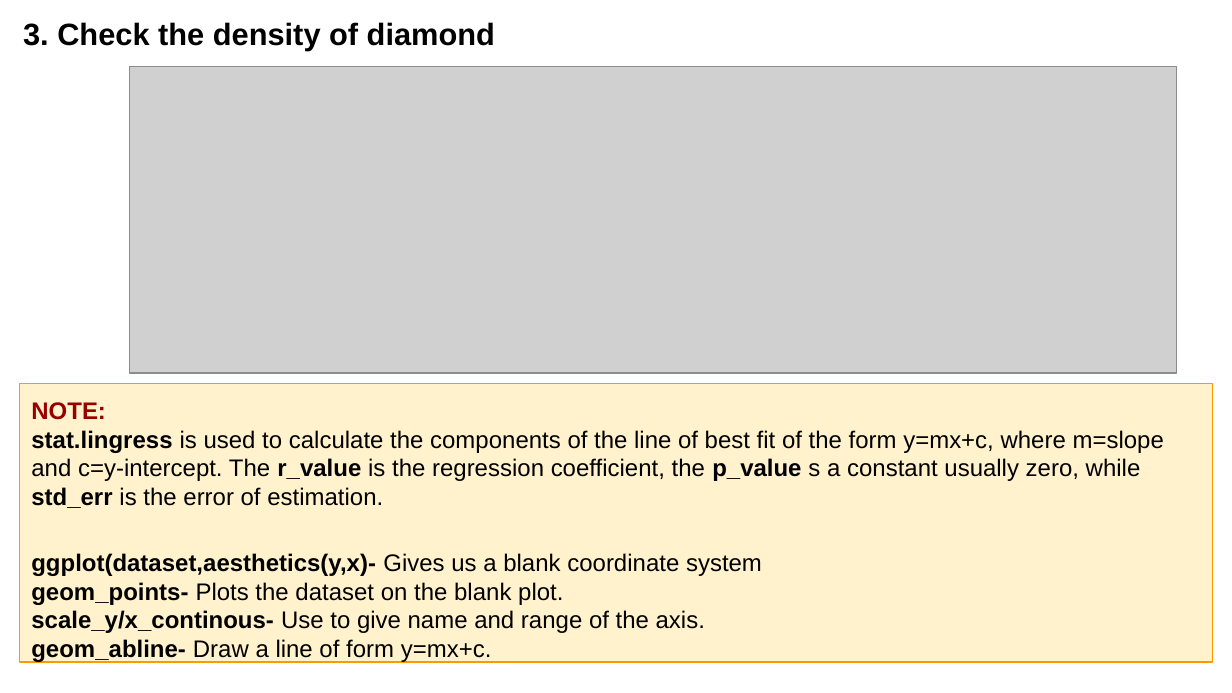
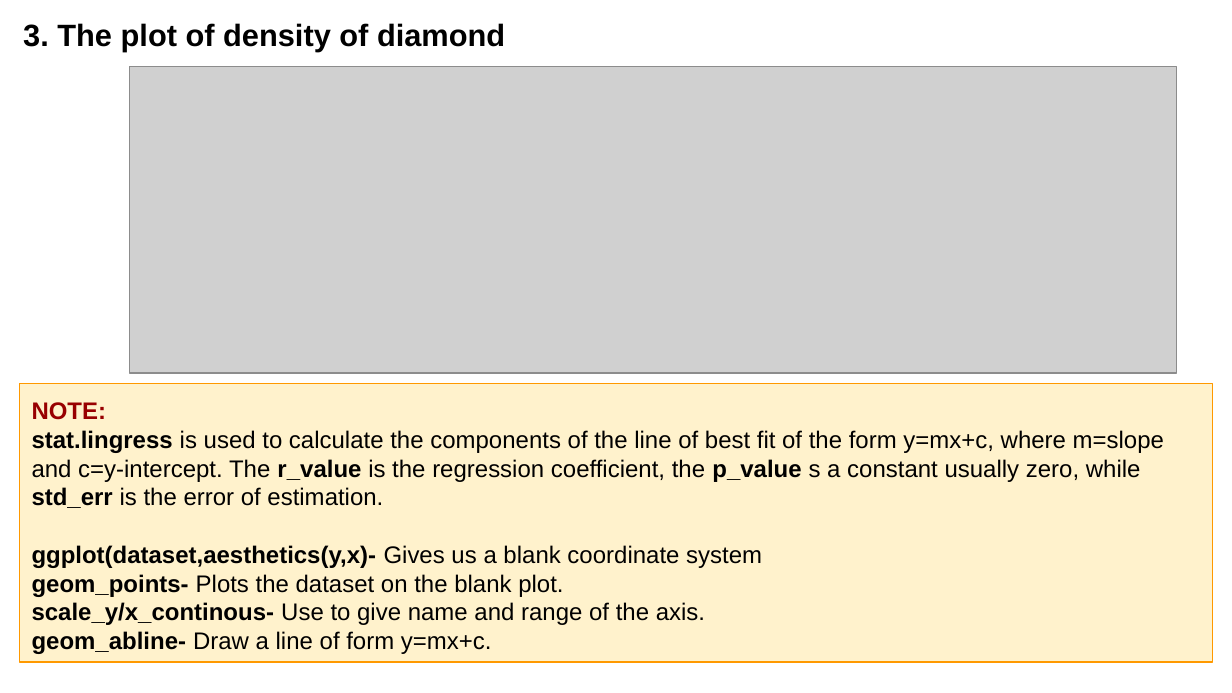
Before and after one commit to Decision-Stats/ppts, a slide deck: slide 18 of GGPLOT IN PYTHON.pptx (slide 19 before the commit). Drawn at 1232x693 pixels with LibreOffice and Linux fonts; fonts in the diff are those of the drawing; grey boxes stand for pictures. Boxes give left, top, right and bottom in pixels: in the first picture for what was removed or moved away, otherwise in the second. Text is boxed around its words. In the diff, an @@ line names an element or a change of style, - is before the commit and + after.

```diff
--- a/GGPLOT IN PYTHON.pptx
+++ b/GGPLOT IN PYTHON.pptx
@@ text at [23,23,505,51]: text changed @@
-3. Check the density of diamond
+3. The plot of density of diamond
@@ rectangle "NOTE:" at [20,383,1214,662]: outline #FF9900 0.74 pt to #FF9900 0.75 pt @@
```
Also in this commit, not shown: 22 other slides changed, 1 slide added, 2 slides removed, 1 other file.
